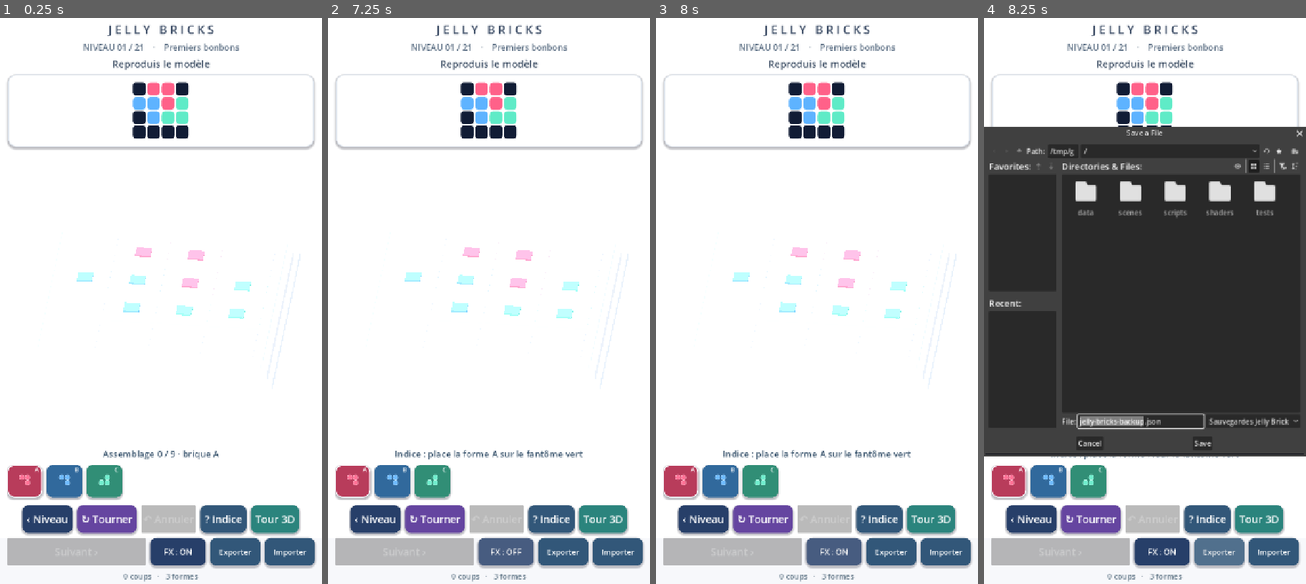
Above: before the commit, frames 1-4 (left to right).
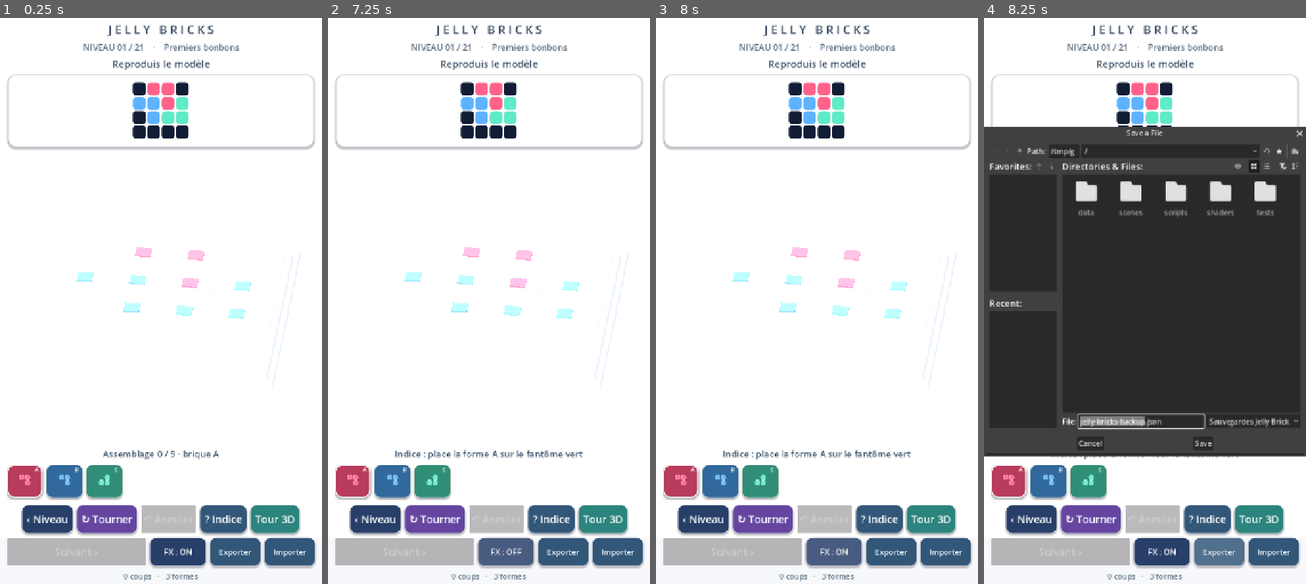
Above: after the commit, the same moments.

Repository: dbrckk/Jelly-bricks
Game: Godot game, scene res://scenes/main.tscn
The game is run twice, just before and just after one commit, with the same random seed, the same clock (stepped at 60 frames per second) and the same inputs.
Inputs (mouse positions are in pixels of both pictures, inside the frame that each line leads up to):
- Up to frame 1 (0.25 s): no input
- Up to frame 2 (7.25 s): click (353, 482) at 0.52 s; click (392, 482) at 1.27 s; click (431, 482) at 2.02 s; click "‹ Niveau" at 2.75 s; click "↻ Tourner" at 3.5 s; click "? Indice" at 4.25 s; click "Tour 3D" at 5 s; click "‹ Puzzles" at 5.75 s; click "FX : ON" at 6.5 s
- Up to frame 3 (8 s): click "FX : OFF" at 7.25 s
- Up to frame 4 (8.25 s): click "Exporter" at 8 s

Frames 1-3 are identical in both runs. In frame 4, 0.9% of the frame differs, in the area x 0-98%, y 22-78%.

Commit message:
render(native): restore high-chroma molded candy and accurate sharp softbox lobes in studio only

Diff:
--- a/native-godot/shaders/jelly.gdshader
+++ b/native-godot/shaders/jelly.gdshader
@@ -14,6 +14,7 @@
 uniform float gel_spring : hint_range(0.0, 1.0) = 0.0;
 uniform float studio_pigment : hint_range(0.0, 1.0) = 0.0;
 uniform float optical_depth : hint_range(0.0, 1.0) = 0.0;
+uniform float studio_finish : hint_range(0.0, 1.0) = 0.0;
 varying vec3 jelly_local;
 
 void vertex() {
@@ -64,8 +65,12 @@
     vec3 base = candy_tint.rgb *
         (0.84 + height_grad * .11 + dense * .032) * side_absorption;
     base = mix(base, vec3(1.0, .99, 1.0), fresnel * .18);
-    base += bubble * detail * .065;
-    base += softbox * detail * .21 * (0.5 + top_light * .5);
+    // The former high-frequency white bubble print looked like dust on
+    // solid-color candy. Preserve it for the puzzle; the photo studio
+    // gets clean, injection-molded glossy skin instead.
+    base += bubble * detail * .065 * (1.0 - studio_finish);
+    base += softbox * detail * .21 * (0.5 + top_light * .5) *
+        (1.0 - studio_finish * .65);
     // A slow, thin studio-light reflection travels across the sculpted
     // candy surface. Uses local coordinates and TIME; no textures, extra
     // lights, screen sampling or per-frame script updates on Android.
@@ -169,6 +174,31 @@
         jelly_color += candy_tint.rgb *
             lower_edge * (1.0 - top_light) * studio_glass * .038;
     }
+    // Art-directed candy finish, isolated from the 21 puzzle shapes.
+    // The earlier studio shader accumulated five white light lobes and
+    // then white clearcoat, washing saturated red/blue/green into pastel.
+    // Restore a pigmented gel core, concentrating white into sharp
+    // photographic highlights instead of coating every visible face.
+    if (studio_finish > .001 && studio_glass > .001) {
+        float top_face = smoothstep(.08, .90, n.y);
+        float polish = studio_finish * studio_glass;
+        vec3 molded_pigment = candy_tint.rgb *
+            mix(.64, .88, top_face);
+        jelly_color = mix(jelly_color, molded_pigment,
+            polish * .73 * (1.0 - fresnel * .28));
+        // Two smooth environment-like softbox reflections calculated from
+        // view and normal: no texture, extra scene light, or screen access.
+        vec3 reflected_eye = reflect(-eye, n);
+        float key_spec = pow(max(dot(reflected_eye,
+            normalize(vec3(-.42, .75, .52))), 0.0), 13.0);
+        float crisp_spec = pow(max(dot(reflected_eye,
+            normalize(vec3(.57, .64, -.47))), 0.0), 36.0);
+        jelly_color += vec3(1.0, .995, .98) *
+            polish * (key_spec * .22 + crisp_spec * .15);
+        // Colored thickness remains at the silhouette, where polished
+        // gelatin looks visibly denser than a uniformly shaded plastic.
+        jelly_color += candy_tint.rgb * polish * fresnel * .032;
+    }
     ALBEDO = jelly_color;
     METALLIC = .015;
     ROUGHNESS = mix(mix(.25, .115, detail), .085, studio_glass * .56);
